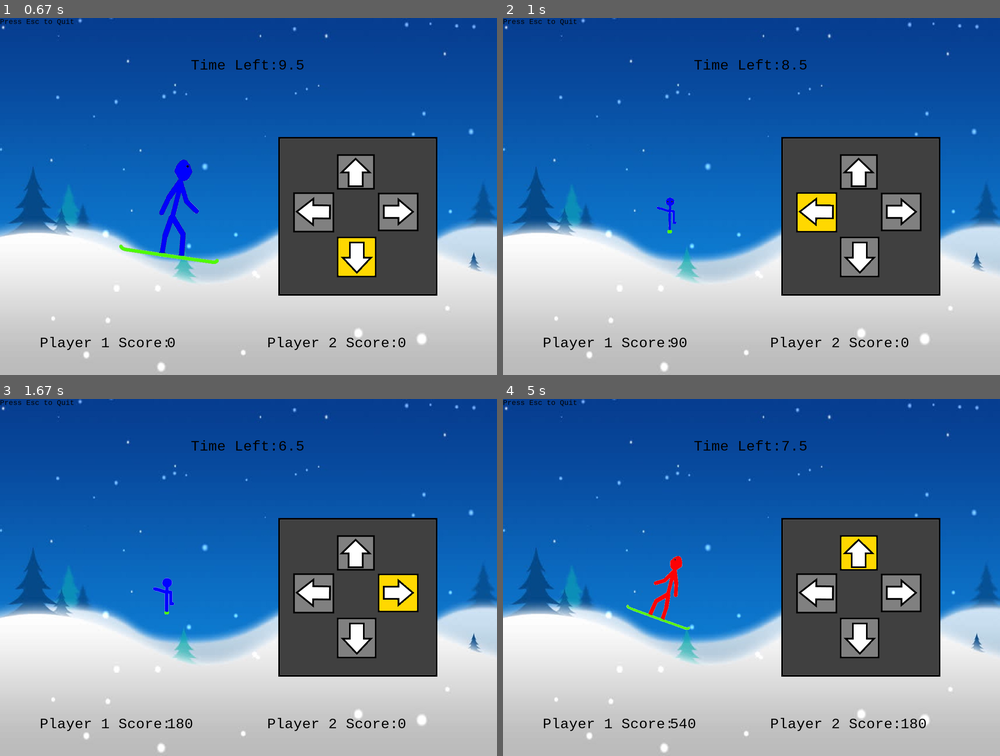
Above: before the commit, frames 1-4 (two rows, left to right).
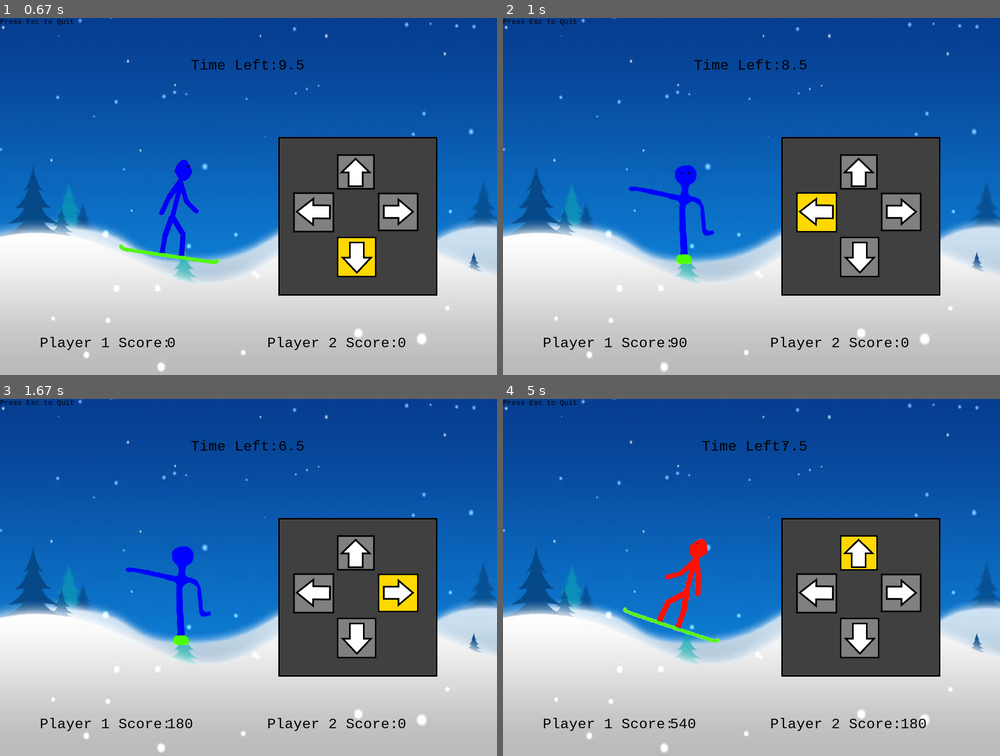
Above: after the commit, the same moments.

Repository: ArcanianArcher/Pygame-Arcade
Game: pygame game, started from Snow Whirled.py
Two runs of this game, one before a commit and one after it. Both use one fixed random seed, a clock stepped at 60 frames per second and the inputs below.
Inputs:
- Up to frame 1 (0.67 s): tap Space at 0.33 s
- Up to frame 2 (1 s): hold Down from 0.67 s (still down)
- Up to frame 3 (1.67 s): release Down at 1.13 s; hold Left 1.17-1.57 s; hold Up from 1.6 s (still down)
- Up to frame 4 (5 s): release Up at 1.97 s; hold Right 2-2.63 s; hold Down 2.67-3.03 s; hold Left 3.07-3.53 s; tap Space at 4.07 s; hold Down 4.4-4.7 s; hold Left from 4.73 s (still down)

Frame 1 is identical in both runs. In frame 2, 1.0% of the frame differs, in the area x 25-43%, y 41-69%; in frame 3, 1.0%; in frame 4, 1.4%, in the area x 24-57%, y 11-69%.

Commit message:
pictures

Diff:
--- a/Snow Whirled.py
+++ b/Snow Whirled.py
@@ -17,6 +17,7 @@
     score1 = 0
     score2 = 0
 
+    #images
     snowpic = arcade.getImage(__file__,'snowbackground.jpg')
     p1p1 = arcade.getImage(__file__,'p1p1.png')
     p1p2 = arcade.getImage(__file__,'p1p2.png')
@@ -31,6 +32,8 @@
     Up = arcade.getImage(__file__,'Up.bmp')
     Right = arcade.getImage(__file__,'Right.bmp')
 
+
+    #Text
     Font1 = pygame.font.SysFont("monospace", 36)
     Font2 = pygame.font.SysFont("monospace", 18)
 
@@ -48,6 +51,9 @@
         Start = 0
         TimeRem = 200
 
+
+
+         #Timer
         while TimeRem > 0:
             arcade.drawBackground(snowpic)
             arcade.getEvents()
@@ -57,7 +63,7 @@
                 label2 = Font1.render(str(score1), 1, (0,0,0))
                 label3 = Font1.render(str(score2), 1, (0,0,0))
 
-            #Timer
+
             if Start == 1:
                 TimeRem -= 1
 
@@ -118,15 +124,15 @@
                 arcade.draw ((p1p4, 300, 350),(Right, 700, 300),(label4, 700, 100),(label1, 100, 800),(label2, 420, 800),(label3, 1000, 800),(label5, 0, 0),(label7, 480, 100))
 
             if Start == 0 and player == 2:
-                arcade.draw ((p2p1, 300, 650),(Down, 700, 300),(label4, 700, 100),(label1, 100, 800),(label2, 420, 800),(label3, 1000, 800),(label5, 0, 0),(label7, 480, 100))
+                arcade.draw ((p2p1, 300, 650),(Down, 700, 300),(label4, 700, 100),(label1, 100, 800),(label2, 420, 800),(label3, 1000, 800),(label5, 0, 0),(label7, 500, 100))
             elif position == 1 and Start == 1 and player == 2:
-                arcade.draw ((p2p1, 300, 350),(Down, 700, 300),(label4, 700, 100),(label1, 100, 800),(label2, 420, 800),(label3, 1000, 800),(label5, 0, 0),(label7, 480, 100))
+                arcade.draw ((p2p1, 300, 350),(Down, 700, 300),(label4, 700, 100),(label1, 100, 800),(label2, 420, 800),(label3, 1000, 800),(label5, 0, 0),(label7, 500, 100))
             elif position == 2 and Start == 1 and player == 2:
-                arcade.draw ((p2p2, 300, 350),(Left, 700, 300),(label4, 700, 100),(label1, 100, 800),(label2, 420, 800),(label3, 1000, 800),(label5, 0, 0),(label7, 480, 100))
+                arcade.draw ((p2p2, 300, 350),(Left, 700, 300),(label4, 700, 100),(label1, 100, 800),(label2, 420, 800),(label3, 1000, 800),(label5, 0, 0),(label7, 500, 100))
             elif position == 3 and Start == 1 and player == 2:
-                arcade.draw ((p2p3, 300, 350),(Up, 700, 300),(label4, 700, 100),(label1, 100, 800),(label2, 420, 800),(label3, 1000, 800),(label5, 0, 0),(label7, 480, 100))
+                arcade.draw ((p2p3, 300, 350),(Up, 700, 300),(label4, 700, 100),(label1, 100, 800),(label2, 420, 800),(label3, 1000, 800),(label5, 0, 0),(label7, 500, 100))
             elif position == 4 and Start == 1 and player == 2:
-                arcade.draw ((p2p4, 300, 350),(Right, 700, 300),(label4, 700, 100),(label1, 100, 800),(label2, 420, 800),(label3, 1000, 800),(label5, 0, 0),(label7, 480, 100))
+                arcade.draw ((p2p4, 300, 350),(Right, 700, 300),(label4, 700, 100),(label1, 100, 800),(label2, 420, 800),(label3, 1000, 800),(label5, 0, 0),(label7, 500, 100))
 
             #arcade.draw ((label6, 400, 200))
 
Binary file changed: resources/Snow Whirled/p1p2.png
Binary file changed: resources/Snow Whirled/p1p3.png
Binary file changed: resources/Snow Whirled/p1p4.png
Binary file changed: resources/Snow Whirled/p2p2.png
Binary file changed: resources/Snow Whirled/p2p3.png
Binary file changed: resources/Snow Whirled/p2p4.png
